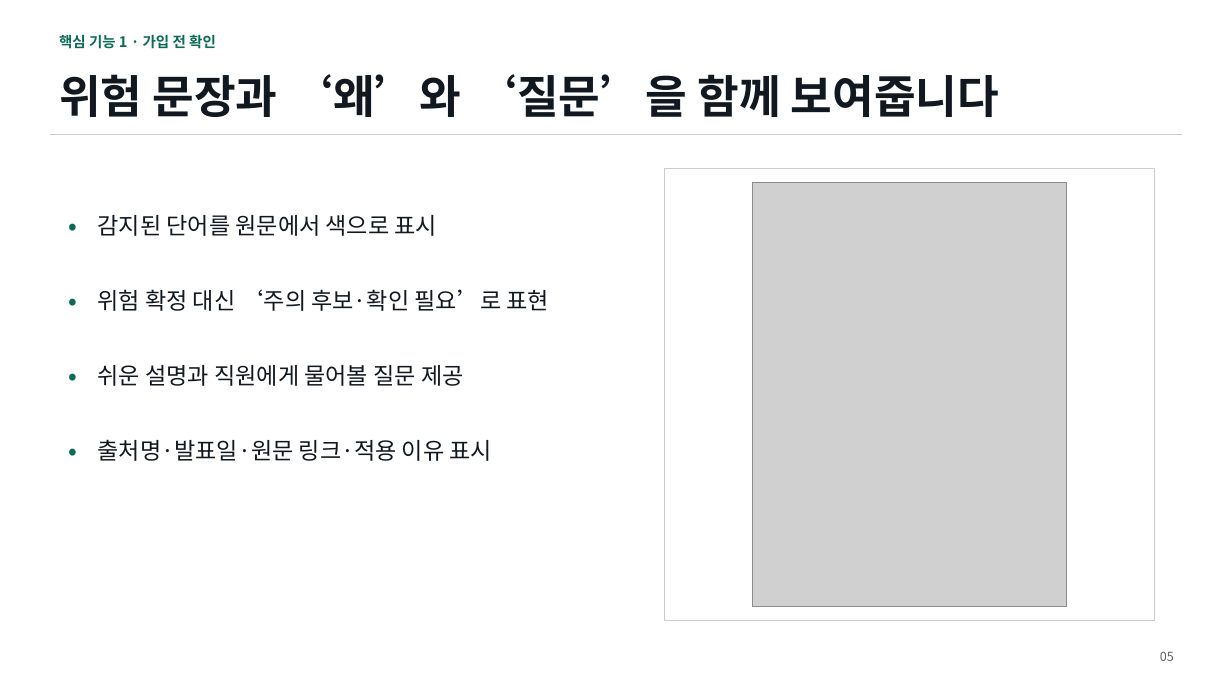
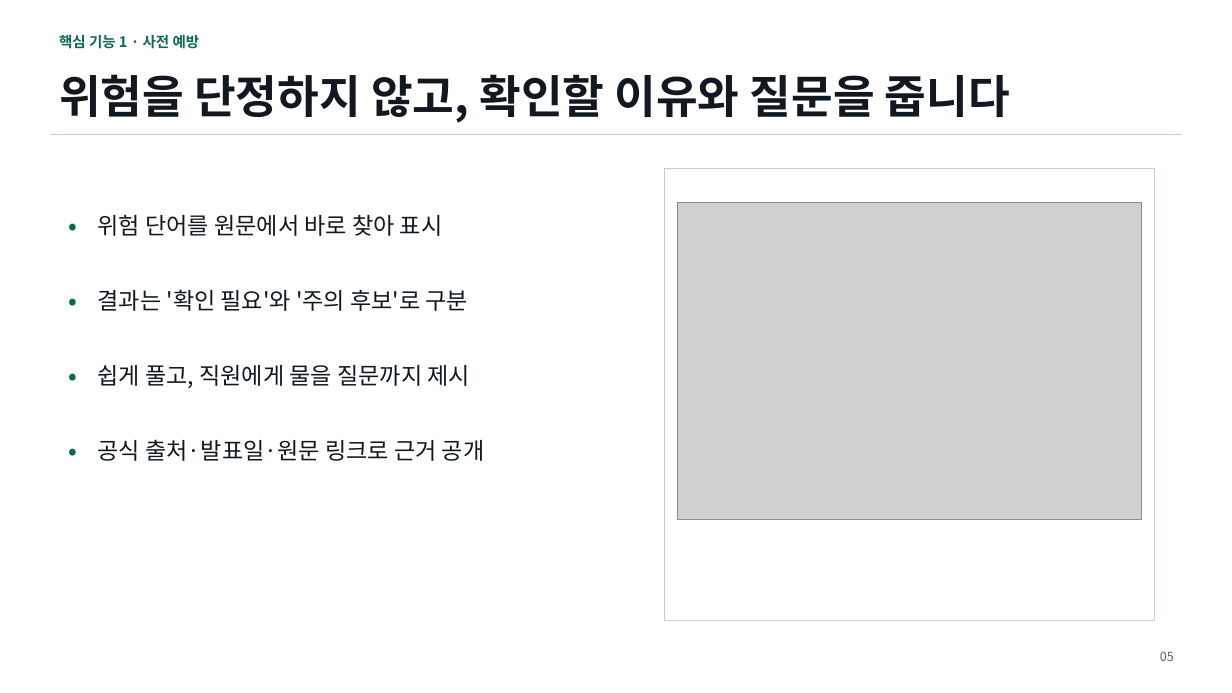
Before and after one commit to kkssyy1215/Silver_Finance_Guard_AI, a slide deck: slide 5 of deliverables/실버_금융가드_AI_기술설명서.pptx. Drawn at 1232x693 pixels with LibreOffice and Linux fonts; fonts in the diff are those of the drawing; grey boxes stand for pictures. Boxes give left, top, right and bottom in pixels: in the first picture for what was removed or moved away, otherwise in the second. Text is boxed around its words. In the diff, an @@ line names an element or a change of style, - is before the commit and + after.

```diff
--- a/deliverables/실버_금융가드_AI_기술설명서.pptx
+++ b/deliverables/실버_금융가드_AI_기술설명서.pptx
@@ text at [59, 35, 200, 49]: text changed @@
-핵심 기능 1 · 가입 전 확인
+핵심 기능 1 · 사전 예방
@@ text at [59, 74, 1010, 123]: text changed @@
-위험 문장과 ‘왜’와 ‘질문’을 함께 보여줍니다
+위험을 단정하지 않고, 확인할 이유와 질문을 줍니다
@@ picture: place and size @@
-picture at [752, 183, 1067, 606]
+picture at [677, 202, 1141, 520]
@@ text at [98, 214, 443, 236]: text changed @@
-감지된 단어를 원문에서 색으로 표시
+위험 단어를 원문에서 바로 찾아 표시
@@ text at [98, 289, 469, 311]: text changed @@
-위험 확정 대신 ‘주의 후보·확인 필요’로 표현
+결과는 '확인 필요'와 '주의 후보'로 구분
@@ text at [98, 365, 470, 388]: text changed @@
-쉬운 설명과 직원에게 물어볼 질문 제공
+쉽게 풀고, 직원에게 물을 질문까지 제시
@@ text at [98, 439, 485, 461]: text changed @@
-출처명·발표일·원문 링크·적용 이유 표시
+공식 출처·발표일·원문 링크로 근거 공개
```
Also in this commit, not shown: 9 other slides changed, 35 other files.
